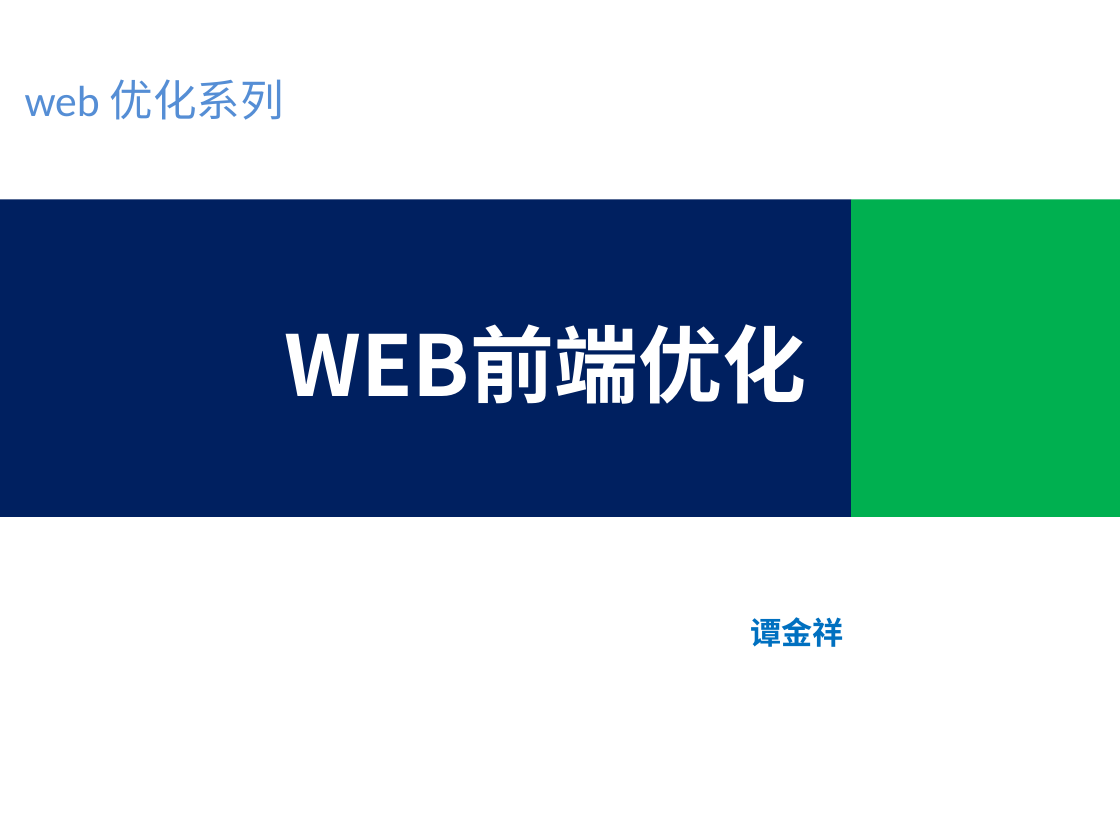
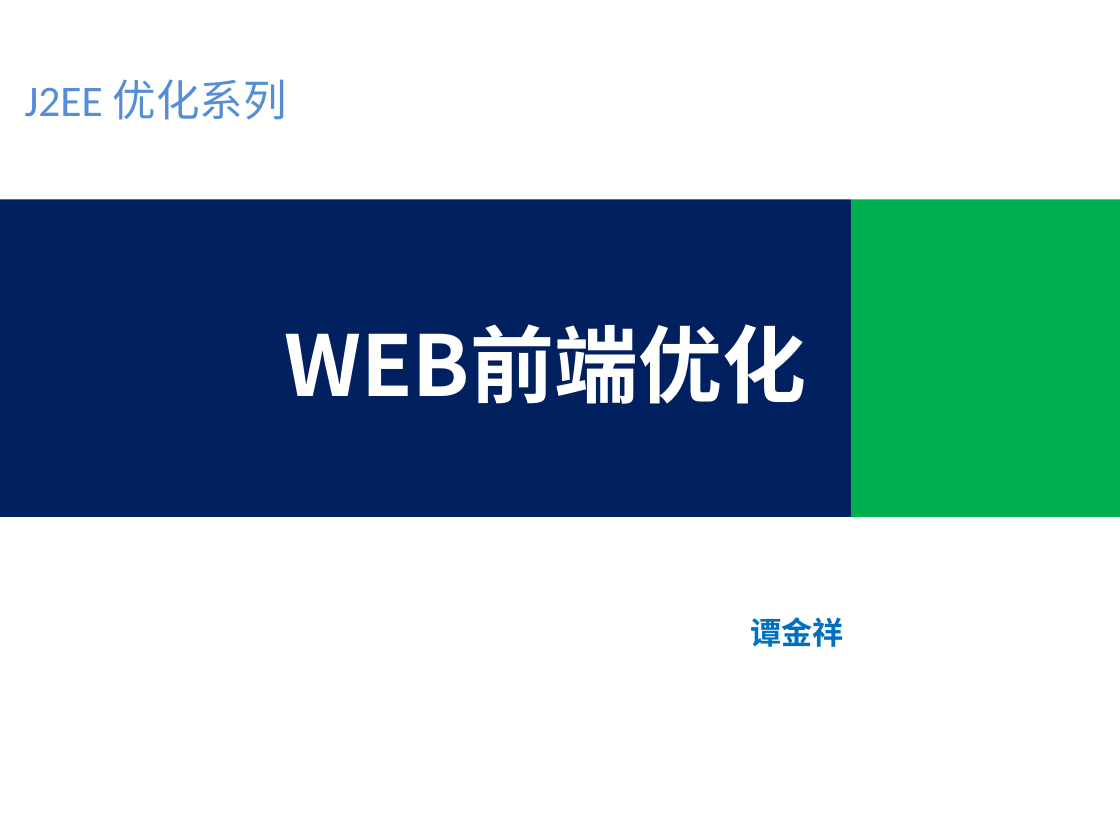
Before and after one commit to tjx222/javatrain, a slide deck: slide 1 of 前端优化.pptx. Drawn at 1120x840 pixels with LibreOffice and Linux fonts; fonts in the diff are those of the drawing; background and template pictures are left out. Boxes give left, top, right and bottom in pixels: in the first picture for what was removed or moved away, otherwise in the second. Text is boxed around its words. In the diff, an @@ line names an element or a change of style, - is before the commit and + after.

Commit message:
add

```diff
--- a/前端优化.pptx
+++ b/前端优化.pptx
@@ text at (25, 79, 287, 120): text changed @@
-web 优化系列
+J2EE 优化系列
```
Also in this commit, not shown: 1 other slide changed.
